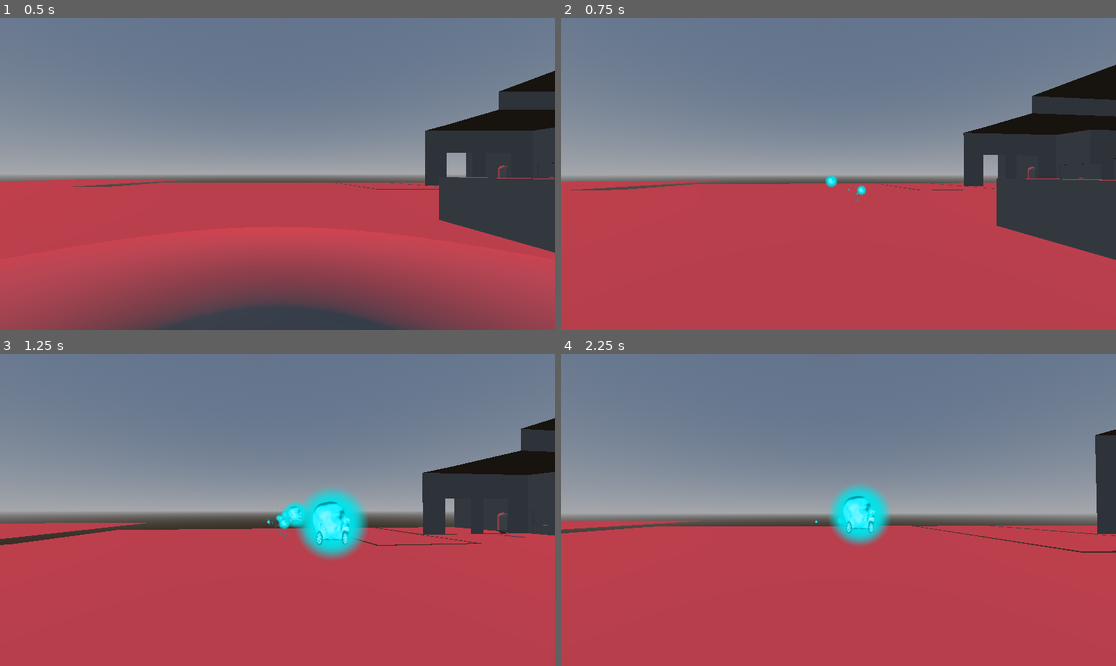
Above: before the commit, frames 1-4 (two rows, left to right).
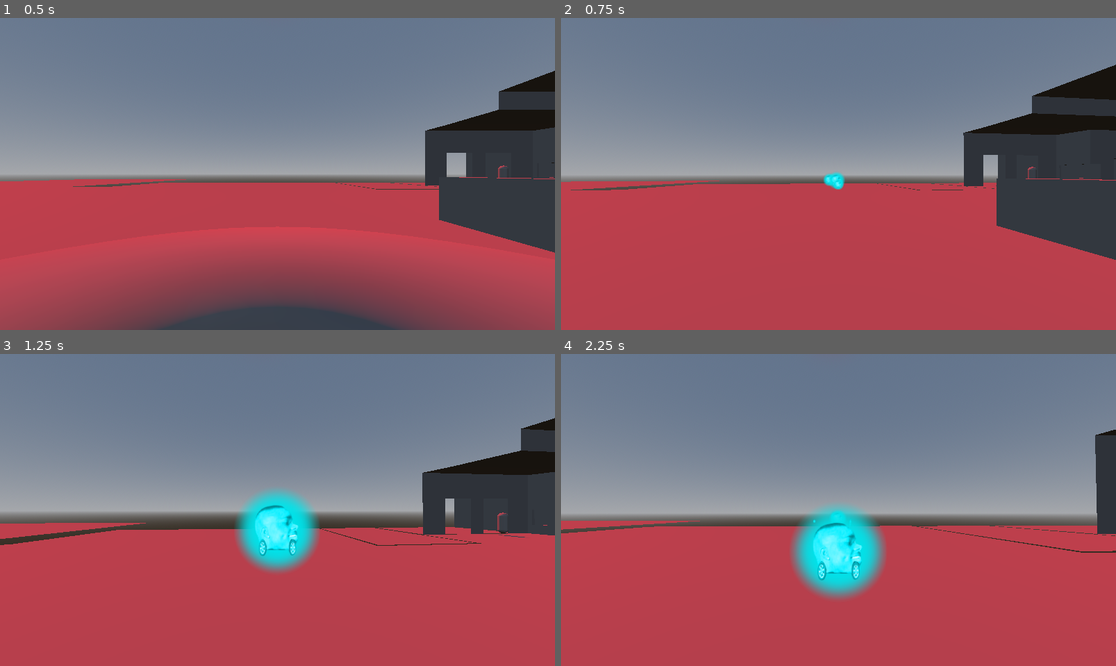
Above: after the commit, the same moments.

Repository: mFieldHouses/phase-two-the-dre-files
Game: Godot game, scene res://scenes/base_scene.tscn
Two runs of this game, one before a commit and one after it. Both use one fixed random seed, a clock stepped at 60 frames per second and the inputs below.
Inputs (mouse positions are in pixels of both pictures, inside the frame that each line leads up to):
- Up to frame 1 (0.5 s): no input
- Up to frame 2 (0.75 s): tap Enter at 0.5 s; move the mouse to (866, 174) at 0.52 s; press the mouse at (866, 174) at 0.53 s; hold W (forward) from 0.53 s (still down)
- Up to frame 3 (1.25 s): keep holding W (forward); tap Space (jump) at 0.77 s
- Up to frame 4 (2.25 s): keep holding W (forward); move the mouse to (810, 510) at 1.27 s; release the mouse at (810, 510) at 1.28 s; click (810, 510) at 1.35 s; tap Space (jump) at 1.52 s; move the mouse to (849, 503) at 2.02 s; press the mouse at (849, 503) at 2.03 s; tap Shift (sprint) at 2.1 s

Frame 1 is identical in both runs. In frame 2, 0.2% of the frame differs, in the area x 47-56%, y 49-60%; in frame 3, 4.8%, in the area x 42-67%, y 42-70%; in frame 4, 4.7%.

Commit message:
fix collision issues (somewhat)

Diff:
--- a/scenes/character_body_3d.gd
+++ b/scenes/character_body_3d.gd
@@ -58,11 +58,15 @@
 		if shoot_timeout <= 0:
 			shoot_timeout = 0.04
 			var positron_projectile = load("res://scenes/positron.tscn").instantiate()
+			get_parent().add_child(positron_projectile)
+			positron_projectile.global_position = global_position
+
 			positron_projectile.get_node("hit_detect").monitoring = false
-			positron_projectile.global_position = global_position
-			get_parent().add_child(positron_projectile)
+			positron_projectile.get_node("player_detect").body_exited.connect(func(_x): positron_projectile.get_node("hit_detect").monitoring = true) #ook als hij binnen de timeout al buiten de player komt en de vloer raakt
 			await get_tree().create_timer(0.08).timeout #kleine delay om zeker te weten dat ie uit de buurt van de player is
-			positron_projectile.get_node("hit_detect").monitoring = true
+			if positron_projectile:
+				positron_projectile.get_node("hit_detect").monitoring = true
+
 		else:
 			shoot_timeout -= delta
 
--- a/scenes/particle_effects/positron_hit.tscn
+++ b/scenes/particle_effects/positron_hit.tscn
@@ -31,10 +31,10 @@
 lifetime = 0.4
 mesh = SubResource("PlaneMesh_xfs1y")
 spread = 180.0
-gravity = Vector3(0, 0, 0)
+gravity = Vector3(0, -50, 0)
 initial_velocity_max = 30.0
 damping_min = 70.0
 damping_max = 100.0
-scale_amount_min = 0.2
+scale_amount_min = 0.0
 scale_amount_curve = SubResource("Curve_s3p6v")
 script = ExtResource("2_01ccw")
--- a/scenes/positron.tscn
+++ b/scenes/positron.tscn
@@ -16,7 +16,13 @@
 
 [node name="CollisionShape3D" type="CollisionShape3D" parent="hit_detect"]
 shape = SubResource("BoxShape3D_6cq4x")
-debug_color = Color(0.9371259, 0.2505331, 0, 1)
+
+[node name="player_detect" type="Area3D" parent="."]
+collision_layer = 0
+collision_mask = 2
+
+[node name="CollisionShape3D" type="CollisionShape3D" parent="player_detect"]
+shape = SubResource("BoxShape3D_6cq4x")
 
 [node name="Sprite3D" type="Sprite3D" parent="."]
 visibility_range_begin = 2.0
Binary file changed: assets/jvo.bin
Not shown, changed: assets/jvo.gltf
Not shown, changed: assets/jvo.blend
Not shown, changed: assets/jvo.blend1
